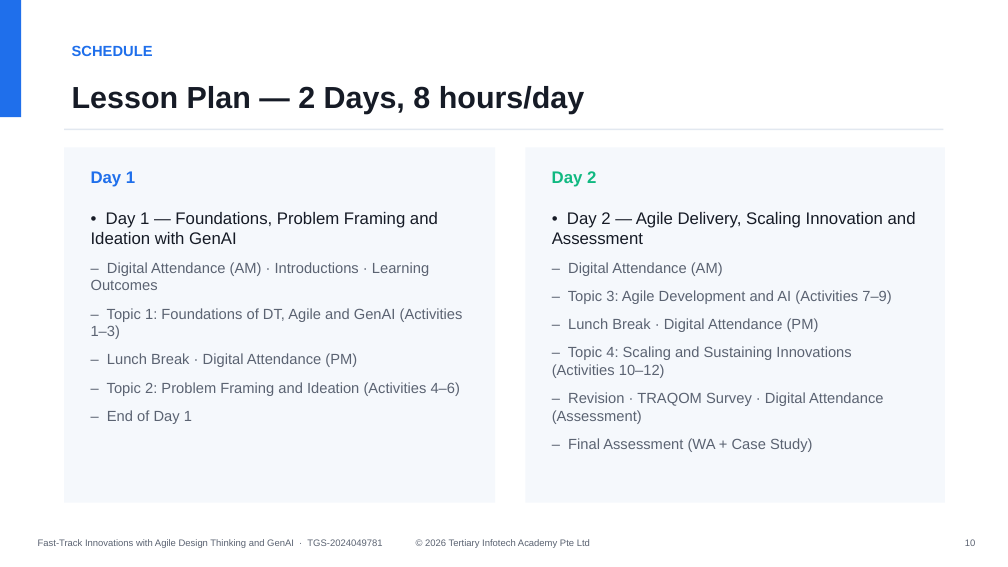
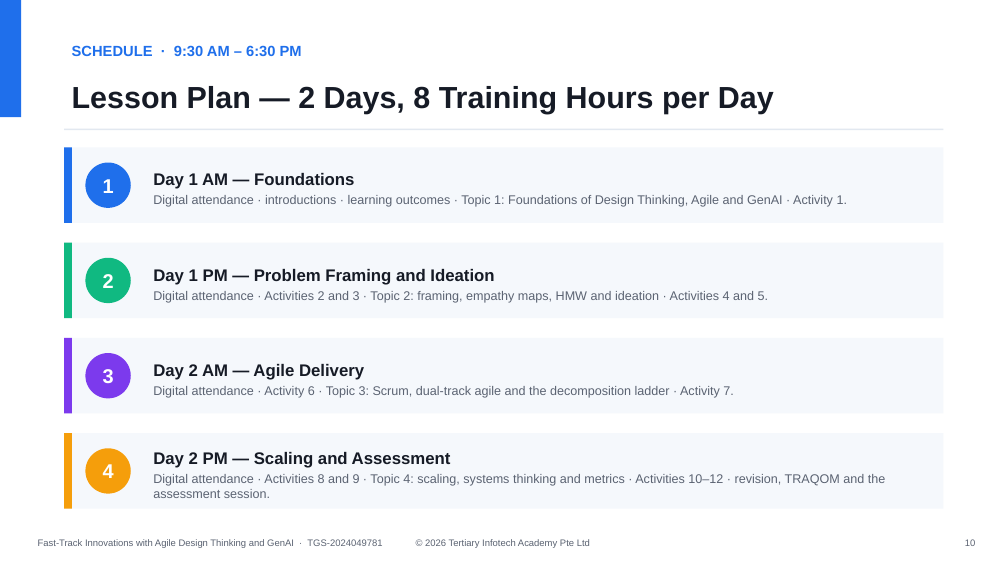
Before and after one commit to tertiarycourses/TGS-2024049781-Fast-Track-Innovations-with-Agile-Design-Thinking-and-Generative-AI, a slide deck: slide 10 of courseware/Fast-Track Innovations with Agile Design Thinking and GenAI-v4.0.pptx. Drawn at 1008x567 pixels with LibreOffice and Linux fonts; fonts in the diff are those of the drawing. Boxes give left, top, right and bottom in pixels: in the first picture for what was removed or moved away, otherwise in the second. Text is boxed around its words. In the diff, an @@ line names an element or a change of style, - is before the commit and + after.

```diff
--- a/courseware/Fast-Track Innovations with Agile Design Thinking and GenAI-v4.0.pptx
+++ b/courseware/Fast-Track Innovations with Agile Design Thinking and GenAI-v4.0.pptx
@@ text at [72,45,302,56]: text changed @@
-SCHEDULE
+SCHEDULE · 9:30 AM – 6:30 PM
@@ text at [72,86,774,114]: text changed @@
-Lesson Plan — 2 Days, 8 hours/day
+Lesson Plan — 2 Days, 8 Training Hours per Day
@@ rectangle removed at [64,147,495,503] @@
@@ rectangle added at [64,147,944,223], fill #F5F8FC @@
@@ rectangle added at [64,147,72,223], fill #1F6FEB @@
@@ rectangle removed at [526,147,945,503] @@
@@ text "1" at [103,179,114,193]: vertical alignment top to middle @@
@@ ellipse added at [85,163,131,208], fill #1F6FEB @@
@@ text at [103,179,114,193]: text changed; size 16 to 19 pt; text colour #1F6FEB to #FFFFFF @@
-Day 1
+1
@@ text added at [153,173,847,207], 12 pt, text #5B6372 @@
+Day 1 AM — Foundations
+Digital attendance · introductions · learning outcomes · Topic 1: Foundations of Design Thinking, Agile and GenAI · Activity 1.
@@ text removed at [91,212,463,424] @@
-• Day 1 — Foundations, Problem Framing and Ideation with GenAI
-– Digital Attendance (AM) · Introductions · Learning Outcomes
-– Topic 1: Foundations of DT, Agile and GenAI (Activities 1–3)
-– Lunch Break · Digital Attendance (PM)
-– Topic 2: Problem Framing and Ideation (Activities 4–6)
-– End of Day 1
@@ text removed at [552,212,916,452] @@
-• Day 2 — Agile Delivery, Scaling Innovation and Assessment
-– Digital Attendance (AM)
-– Topic 3: Agile Development and AI (Activities 7–9)
-– Lunch Break · Digital Attendance (PM)
-– Topic 4: Scaling and Sustaining Innovations (Activities 10–12)
-– Revision · TRAQOM Survey · Digital Attendance (Assessment)
-– Final Assessment (WA + Case Study)
@@ rectangle added at [64,243,944,318], fill #F5F8FC @@
@@ rectangle added at [64,243,72,318], fill #10B981 @@
@@ text "2" at [103,274,114,288]: vertical alignment top to middle @@
@@ ellipse added at [85,258,131,303], fill #10B981 @@
@@ text added at [153,269,768,303], 12 pt, text #5B6372 @@
+Day 1 PM — Problem Framing and Ideation
+Digital attendance · Activities 2 and 3 · Topic 2: framing, empathy maps, HMW and ideation · Activities 4 and 5.
@@ text at [103,274,114,288]: text changed; size 16 to 19 pt; text colour #10B981 to #FFFFFF @@
-Day 2
+2
@@ rectangle added at [64,338,944,414], fill #F5F8FC @@
@@ rectangle added at [64,338,72,414], fill #7C3AED @@
@@ ellipse added at [85,353,131,399], fill #7C3AED @@
@@ text added at [103,369,114,383], 19 pt, text #FFFFFF, bold @@
+3
@@ text added at [153,364,733,398], 12 pt, text #5B6372 @@
+Day 2 AM — Agile Delivery
+Digital attendance · Activity 6 · Topic 3: Scrum, dual-track agile and the decomposition ladder · Activity 7.
@@ rectangle added at [64,433,944,509], fill #F5F8FC @@
@@ rectangle added at [64,433,72,509], fill #F59E0B @@
@@ ellipse added at [85,448,131,494], fill #F59E0B @@
@@ text added at [103,464,114,478], 19 pt, text #FFFFFF, bold @@
+4
@@ text added at [153,452,885,498], 12 pt, text #5B6372 @@
+Day 2 PM — Scaling and Assessment
+Digital attendance · Activities 8 and 9 · Topic 4: scaling, systems thinking and metrics · Activities 10–12 · revision, TRAQOM and the assessment session.
```
Also in this commit, not shown: 15 other slides changed, 30 other files.
